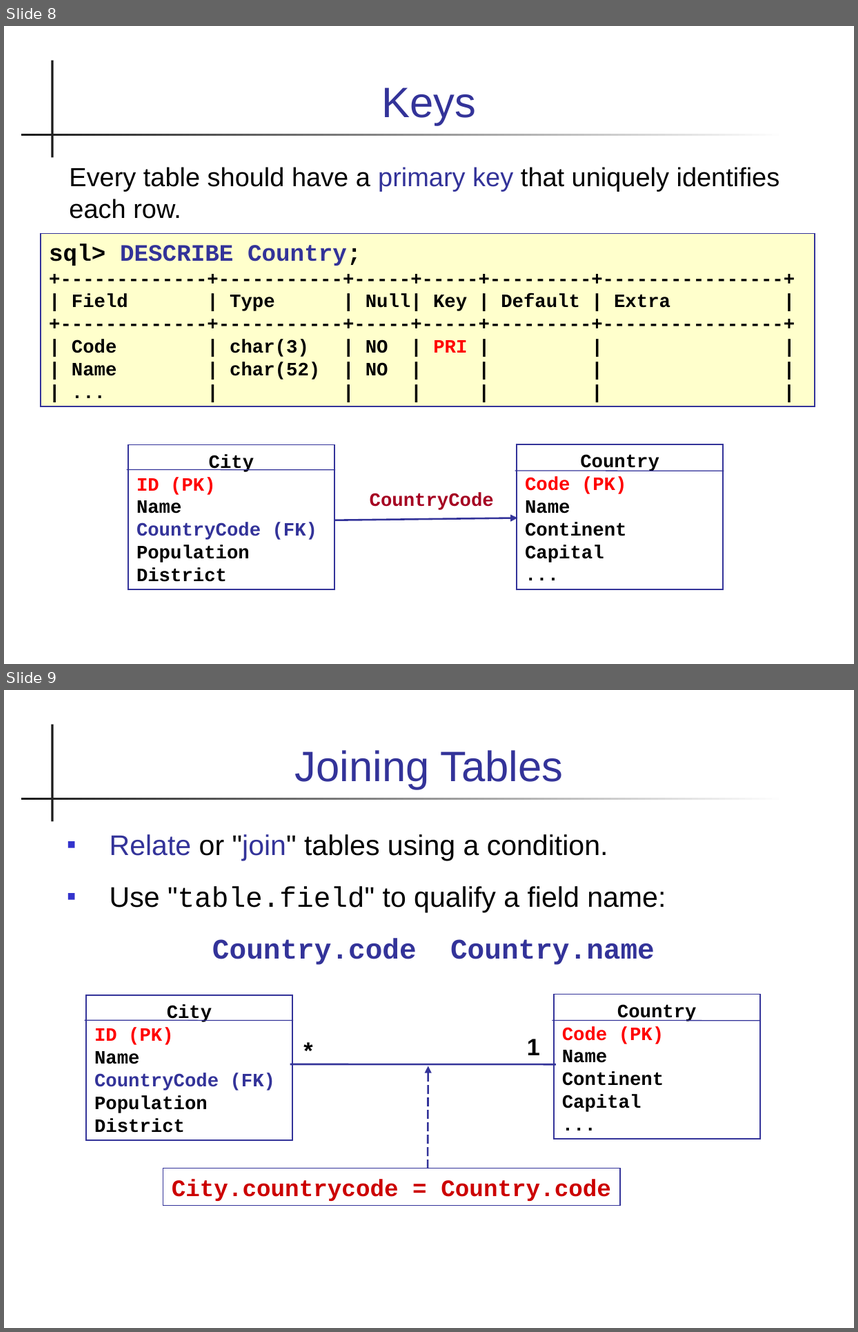
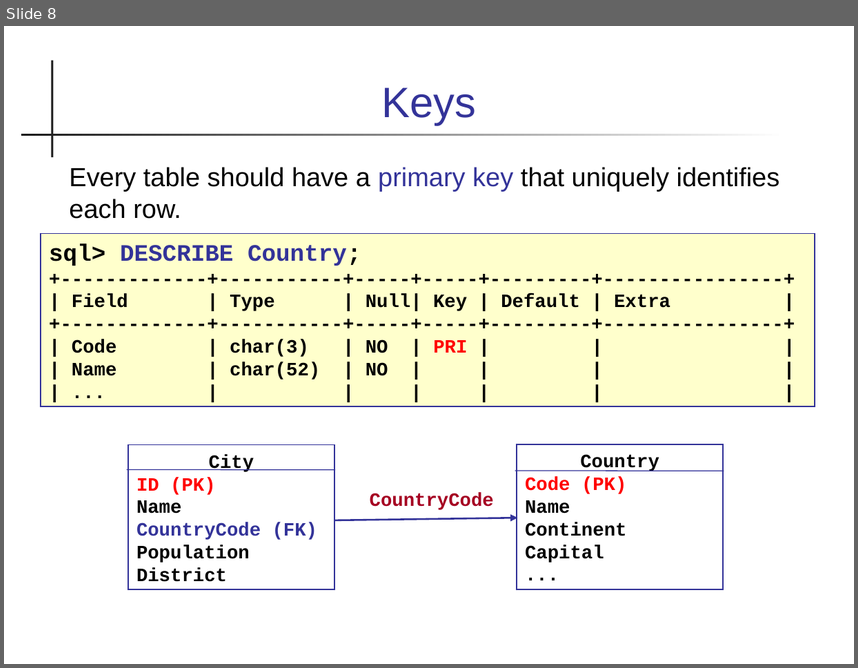
Before and after one commit to cpske/ISP, a slide deck: database/Database-Basics.ppt. Shown one above the other, each under a label of ours: slides 8 and 9 before the commit, slide 8 after it. The pictures are 858x1332 and 858x668 pixels, drawn with LibreOffice and Linux fonts; fonts in the diff are those of the drawing. Boxes give left, top, right and bottom in pixels: in the first picture for what was removed or moved away, otherwise in the second. Text is boxed around its words. In the diff, an @@ line names an element or a change of style, - is before the commit and + after.

```diff
--- a/database/Database-Basics.ppt
+++ b/database/Database-Basics.ppt
@@ slide 9 removed at [4,690,854,1328], background #FFFFFF; not listed: 2 template elements that a slide beside it also shows @@
@@ title removed at [294,750,564,789] @@
-Joining Tables
@@ text removed at [110,834,666,965] @@
-▪ Relate or "join" tables using a condition.
-▪ Use "table.field" to qualify a field name:
-  Country.code Country.name
@@ rectangle removed at [87,995,293,1140] @@
-City
-ID (PK)
-Name
-CountryCode (FK)
-Population
-District
@@ rectangle removed at [554,994,760,1138] @@
-Country
-Code (PK)
-Name
-Continent
-Capital
-...
@@ line removed from (85, 1020) to (293, 1020) @@
@@ line removed from (553, 1020) to (760, 1021) @@
@@ text removed at [290,1031,326,1068] @@
-*
@@ text removed at [527,1038,540,1055] @@
-1
@@ line removed from (291, 1064) to (555, 1064) @@
@@ arrow removed from (428, 1167) to (428, 1066) @@
@@ rectangle removed at [163,1167,620,1205] @@
-City.countrycode = Country.code
```
Also in this commit, not shown: 6 slides changed, 2 slides added, 2 other files.
